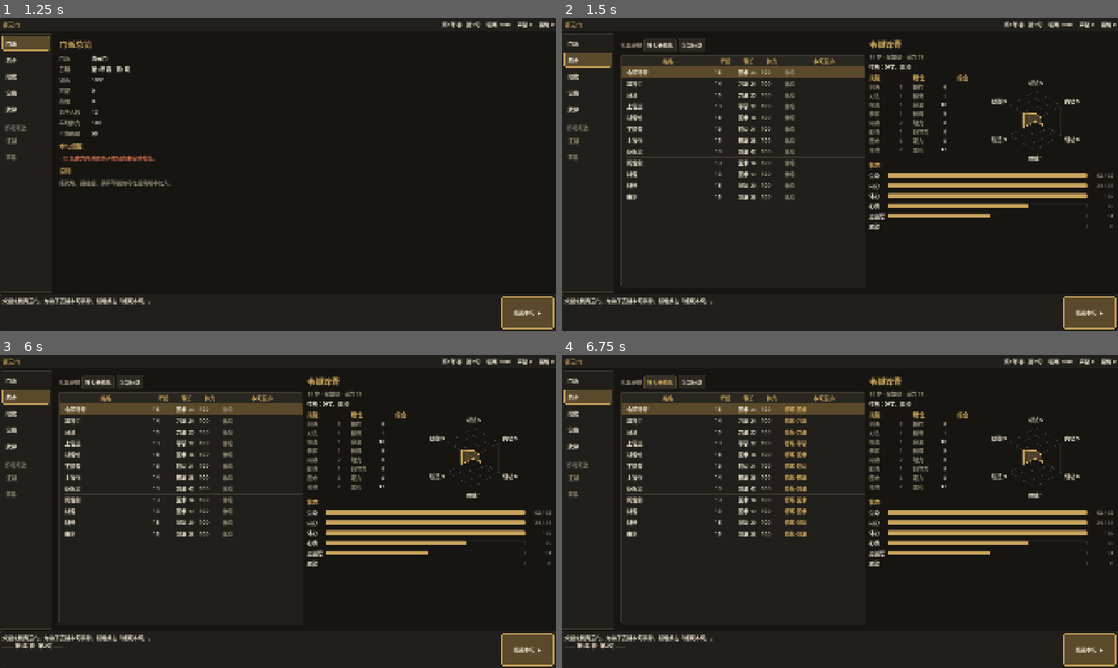
Above: before the commit, frames 1-4 (two rows, left to right).
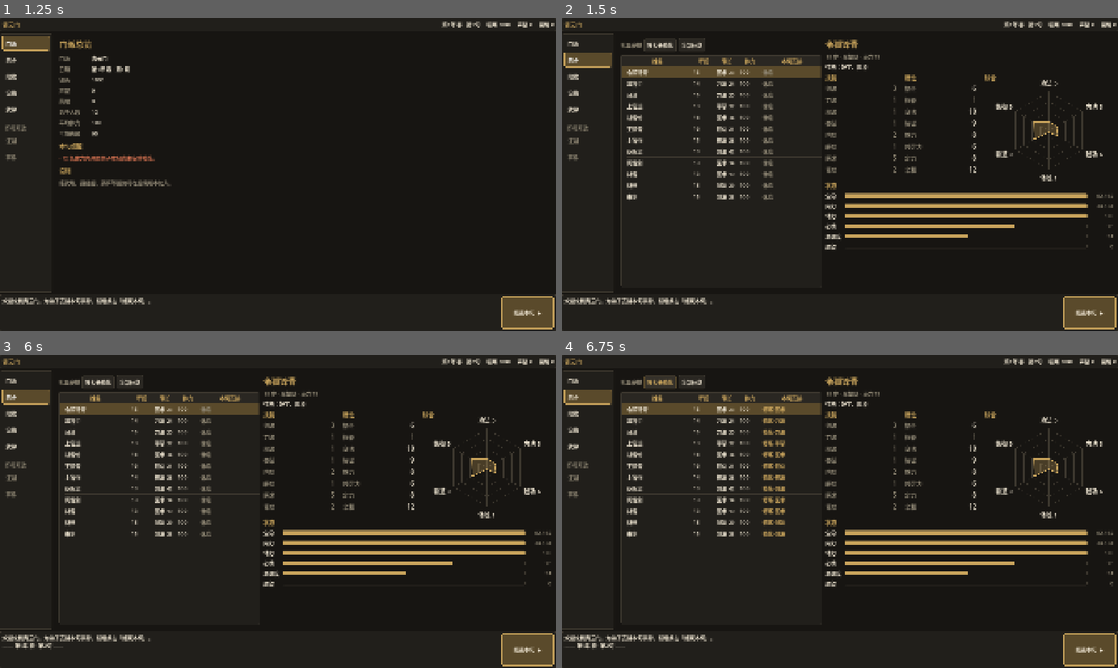
Above: after the commit, the same moments.

Repository: SingerLeo/wuxia_strategy
Game: Godot game, scene res://scenes/main.tscn
Same seed, same stepped clock (60 frames per second), same inputs: the game is played once before the commit and once after it.
Inputs:
- Up to frame 1 (1.25 s): click "门派" at 0.5 s
- Up to frame 2 (1.5 s): click "弟子" at 1.25 s
- Up to frame 3 (6 s): click "招收" at 2 s; click "设施" at 2.75 s; click "武学" at 3.5 s; click "结束本旬 ▶" at 4.25 s; click "门派" at 5 s; click "弟子" at 5.75 s
- Up to frame 4 (6.75 s): click "按专长修炼" at 6.5 s

Frame 1 is identical in both runs. In frame 2, 8.2% of the frame differs, in the area x 16-100%, y 6-74%; in frame 3, 8.2%; in frame 4, 9.0%.

Commit message:
Roster detail: give skills, attributes and radar more space and larger text
Co-Authored-By: Claude Sonnet 5.5 <noreply@anthropic.com>

Diff:
--- a/src/ui/pages/roster_page.gd
+++ b/src/ui/pages/roster_page.gd
@@ -15,10 +15,11 @@
 func _init() -> void:
 	super._init()
 	var split := HSplitContainer.new()
+	split.split_offset = -150  # 名册列表窄一些，把空间让给右侧的主要信息
 	add_child(split)
 
 	var left := VBoxContainer.new()
-	left.custom_minimum_size.x = 520
+	left.custom_minimum_size.x = 440
 	left.size_flags_horizontal = Control.SIZE_EXPAND_FILL
 	left.add_theme_constant_override("separation", 8)
 	split.add_child(left)
@@ -39,7 +40,7 @@
 	left.add_child(_tree)
 
 	var scroll := ScrollContainer.new()
-	scroll.custom_minimum_size.x = 420
+	scroll.custom_minimum_size.x = 600
 	scroll.size_flags_horizontal = Control.SIZE_EXPAND_FILL
 	scroll.horizontal_scroll_mode = ScrollContainer.SCROLL_MODE_DISABLED
 	split.add_child(scroll)
@@ -186,12 +187,17 @@
 
 	# 技能 / 属性 两列（数字为 1~20 分，鼠标悬停可看原始值与上限），右侧是六维雷达
 	var columns := HBoxContainer.new()
-	columns.add_theme_constant_override("separation", 36)
-	columns.add_child(_value_column("技能", Balance.SKILLS, UiText.SKILL, d, true))
-	columns.add_child(_value_column("属性", Balance.ATTRIBUTES, UiText.ATTR, d, false))
+	columns.add_theme_constant_override("separation", 28)
+	var skill_col := _value_column("技能", Balance.SKILLS, UiText.SKILL, d, true)
+	var attr_col := _value_column("属性", Balance.ATTRIBUTES, UiText.ATTR, d, false)
+	for col in [skill_col, attr_col]:
+		col.size_flags_horizontal = Control.SIZE_EXPAND_FILL
+		col.size_flags_stretch_ratio = 1.0
+		columns.add_child(col)
 
 	var radar_box := VBoxContainer.new()
 	radar_box.size_flags_horizontal = Control.SIZE_EXPAND_FILL
+	radar_box.size_flags_stretch_ratio = 1.8
 	radar_box.add_child(Page.make_label("综合", &"Subheading"))
 	_radar = RadarChart.new()
 	_radar.size_flags_horizontal = Control.SIZE_EXPAND_FILL
@@ -221,7 +227,7 @@
 ## 一列"名称 + 分数"。with_cap 为真时，悬停提示里附带技能上限。
 func _value_column(title: String, keys: Array[StringName], names: Dictionary, d: Disciple, with_cap: bool) -> Control:
 	var col := VBoxContainer.new()
-	col.add_theme_constant_override("separation", 4)
+	col.add_theme_constant_override("separation", 6)
 	col.add_child(Page.make_label(title, &"Subheading"))
 	for key in keys:
 		var raw: int = Dimensions.value_of(d, key)
@@ -233,11 +239,13 @@
 		row.tooltip_text = tip
 		row.add_theme_constant_override("separation", 8)
 		var name_label := Page.make_label(names[key], &"Muted")
-		name_label.custom_minimum_size.x = 76
+		name_label.add_theme_font_size_override("font_size", 20)
+		name_label.size_flags_horizontal = Control.SIZE_EXPAND_FILL
 		row.add_child(name_label)
 		var num := Page.make_label(str(score))
+		num.add_theme_font_size_override("font_size", 24)
 		num.add_theme_color_override("font_color", _score_color(score))
-		num.custom_minimum_size.x = 32
+		num.custom_minimum_size.x = 40
 		num.horizontal_alignment = HORIZONTAL_ALIGNMENT_RIGHT
 		row.add_child(num)
 		col.add_child(row)
--- a/src/ui/widgets/radar_chart.gd
+++ b/src/ui/widgets/radar_chart.gd
@@ -11,7 +11,7 @@
 
 
 func _init() -> void:
-	custom_minimum_size = Vector2(300, 260)
+	custom_minimum_size = Vector2(360, 330)
 
 
 func set_data(labels: Array[String], values: Array[float], texts: Array[String]) -> void:
@@ -38,7 +38,7 @@
 	if n < 3:
 		return
 	var center := size / 2.0
-	var radius := minf(size.x * 0.5 - 56.0, size.y * 0.5 - 28.0)
+	var radius := minf(size.x * 0.5 - 70.0, size.y * 0.5 - 32.0)
 	if radius <= 10.0:
 		return
 
@@ -66,7 +66,7 @@
 
 	# 轴标签
 	var font := get_theme_default_font()
-	var fs := get_theme_default_font_size()
+	var fs := get_theme_default_font_size() + 3
 	for i in n:
 		var text := "%s %s" % [_labels[i], _texts[i]]
 		var dir := Vector2.from_angle(_angle(i, n))
